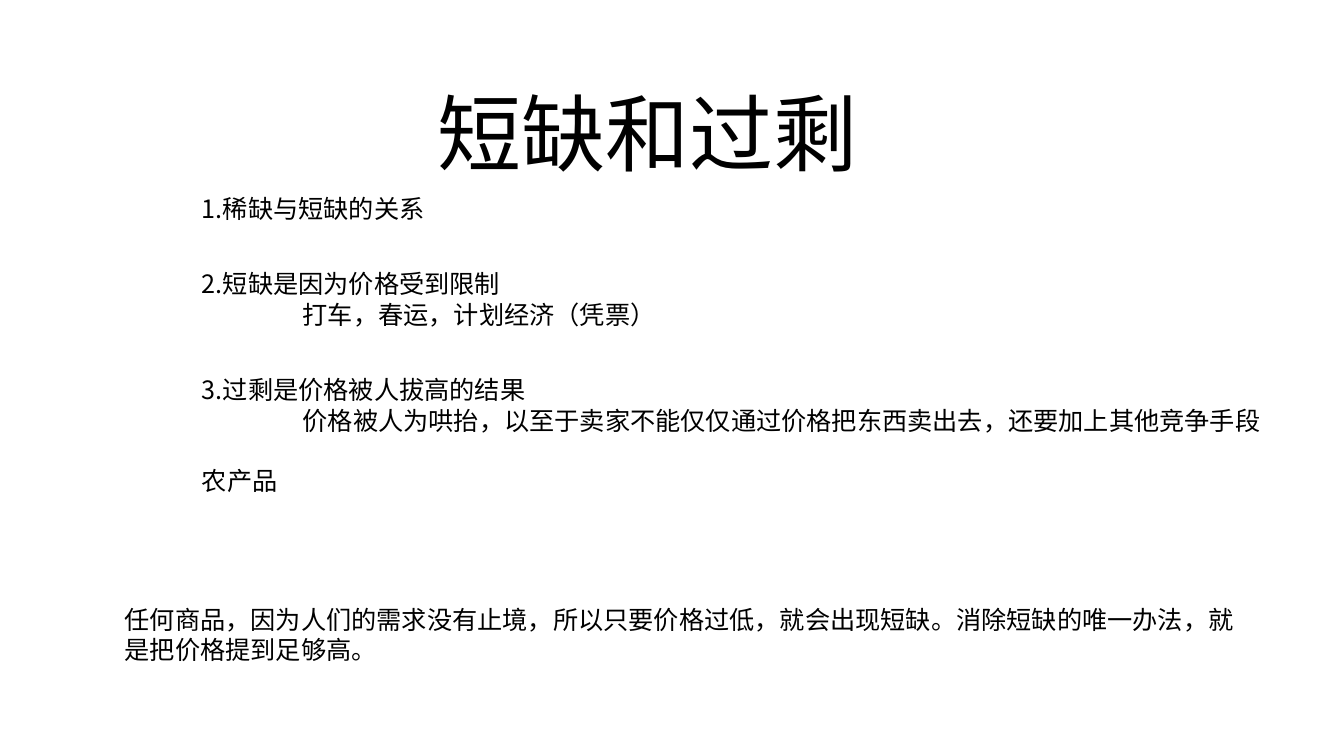
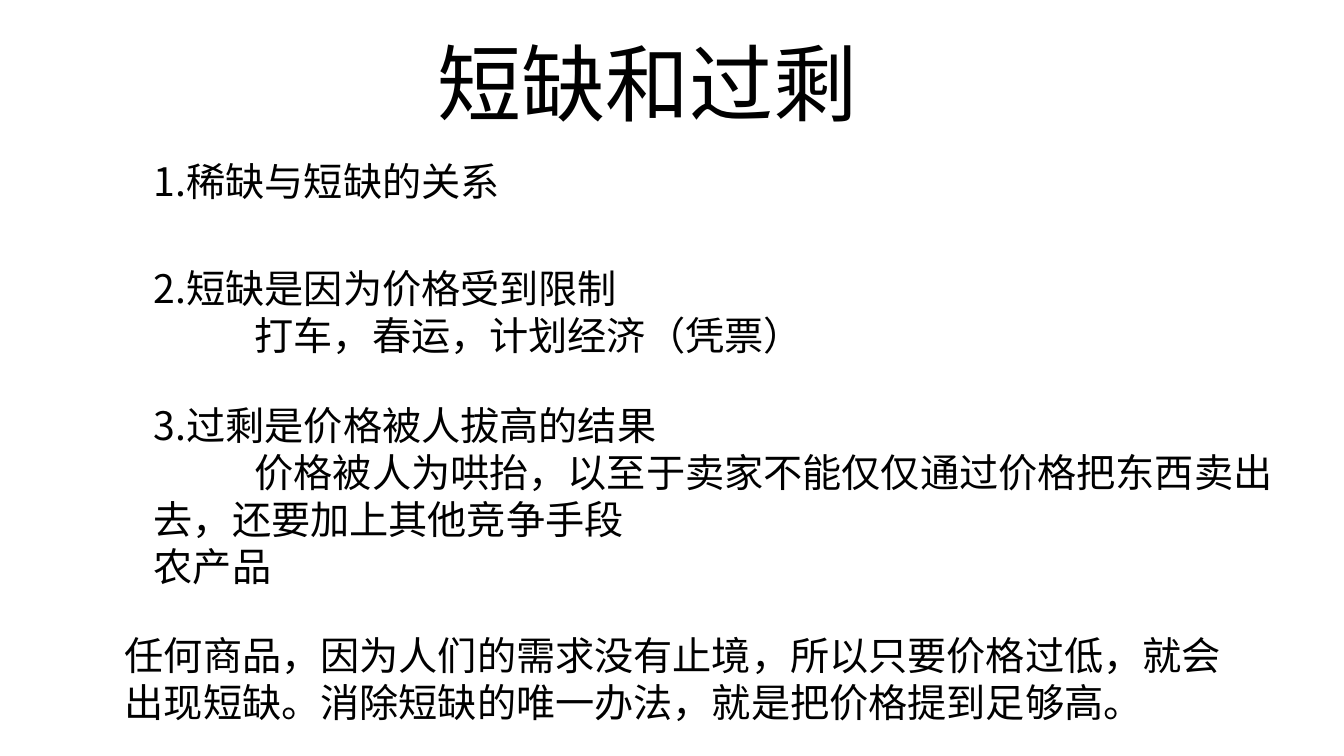
Before and after one commit to FredJiangFei/MyDocuments, a slide deck: slide 6 of 火车票/火车票.pptx (slide 9 before the commit). Drawn at 1344x756 pixels with LibreOffice and Linux fonts; fonts in the diff are those of the drawing. Boxes give left, top, right and bottom in pixels: in the first picture for what was removed or moved away, otherwise in the second. Text is boxed around its words. In the diff, an @@ line names an element or a change of style, - is before the commit and + after.

```diff
--- a/火车票/火车票.pptx
+++ b/火车票/火车票.pptx
@@ title "短缺和过剩": place and size @@
-title "短缺和过剩" at [438, 94, 858, 172]
+title "短缺和过剩" at [438, 44, 858, 122]
@@ text "1.稀缺与短缺的关系": place and size @@
-text "1.稀缺与短缺的关系" at [202, 196, 425, 220]
+text "1.稀缺与短缺的关系" at [154, 163, 500, 199]
@@ text "2.短缺是因为价格受到限制": place and size @@
-text "2.短缺是因为价格受到限制" at [202, 271, 656, 327]
+text "2.短缺是因为价格受到限制" at [154, 270, 803, 354]
@@ size 18 to 28 pt in 4 elements at [154, 270, 803, 354], [125, 637, 1221, 721], [154, 163, 500, 199], [154, 407, 1273, 584] @@
@@ text "3.过剩是价格被人拔高的结果": place and size @@
-text "3.过剩是价格被人拔高的结果" at [202, 377, 1261, 492]
+text "3.过剩是价格被人拔高的结果" at [154, 407, 1273, 584]
@@ text "任何商品，因为人们的需求没有止境，所以只要价格过低，就会出现短缺。消除短缺的唯一办法，就是把价格提到足够高。": place and size @@
-text "任何商品，因为人们的需求没有止境，所以只要价格过低，就会出现短缺。消除短缺的唯一办法，就是把价格提到足够高。" at [125, 607, 1234, 661]
+text "任何商品，因为人们的需求没有止境，所以只要价格过低，就会出现短缺。消除短缺的唯一办法，就是把价格提到足够高。" at [125, 637, 1221, 721]
```
Also in this commit, not shown: 8 other slides changed, 3 slides added, 6 slides removed, 3 other files.
